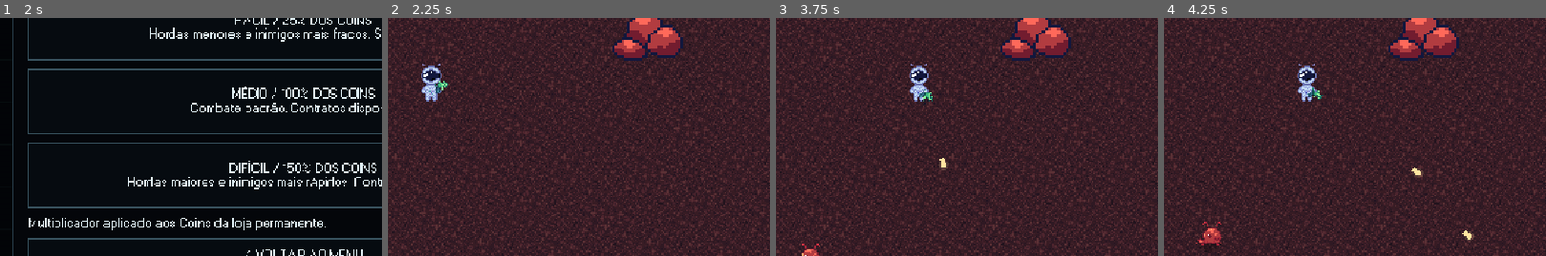
Above: before the commit, frames 1-4 (left to right).
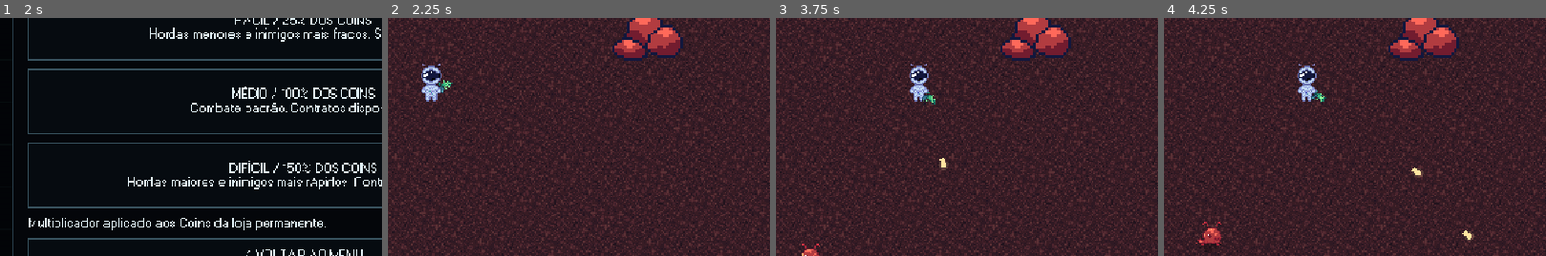
Above: after the commit, the same moments.

Repository: Honorato1337/Noctir
Game: Godot game, scene res://scenes/main.tscn
Same seed, same stepped clock (60 frames per second), same inputs: the game is played once before the commit and once after it. Sound files missing from this copy of the repository are replaced by a short silence.
Inputs (mouse positions are % of the whole screen's width and height, from its top left):
- Up to frame 1 (2 s): click "INICIAR EXPEDIÇÃO >" at 0.5 s; click "EXPEDIÇÃO / 13 ARENAS" at 1.25 s
- Up to frame 2 (2.25 s): click "FÁCIL / 25% DOS COINS Hordas …" at 2 s
- Up to frame 3 (3.75 s): tap Enter (ui_accept) at 2.75, 3.02 s; move the mouse to (72, 45) at 2.77 s; hold D (right) 2.78-3.5 s; tap F (berserk) at 2.85 s; click (72, 45) at 2.92 s; drag from (30, 55) to (45, 70) at 3.52 s
- Up to frame 4 (4.25 s): no input
The pictures show only the part of the screen within x 10-60%, y 36-86%; the shares and areas given below are measured in that part.

Frame 1 is identical in both runs. In frame 2, 0.1% of the frame differs, in the area x 12-17%, y 26-32%; in frame 3, 0.1%; in frame 4, 0.1%.

Commit message:
Afasta arma do astronauta e transforma Berserk em slot no canto

Diff:
--- a/project.godot
+++ b/project.godot
@@ -11,7 +11,7 @@
 [application]
 
 config/name="One More Orbit"
-config/version="0.1.8"
+config/version="0.1.9"
 config/use_custom_user_dir.windows=true
 config/custom_user_dir_name.windows="Godot/app_userdata/NOCTIR- One More Orbit"
 run/main_scene="res://scenes/main.tscn"
--- a/scenes/actors/player.tscn
+++ b/scenes/actors/player.tscn
@@ -32,7 +32,7 @@
 
 [node name="Sprite" type="Sprite2D" parent="Weapon"]
 texture_filter = 1
-position = Vector2(16, 0)
+position = Vector2(22, 0)
 scale = Vector2(2, 2)
 texture = SubResource("GunRegion")
 
@@ -43,6 +43,6 @@
 
 [node name="Sprite" type="Sprite2D" parent="EchoWeapon"]
 texture_filter = 1
-position = Vector2(16, 0)
+position = Vector2(22, 0)
 scale = Vector2(2, 2)
 texture = SubResource("GunRegion")
--- a/scenes/ui/hud.tscn
+++ b/scenes/ui/hud.tscn
@@ -377,22 +377,43 @@
 text = "CHANCES 3/3"
 [node name="BerserkCard" type="ColorRect" parent="."]
 unique_name_in_owner = true
-offset_left = 64.0
-offset_top = 578.0
-offset_right = 354.0
-offset_bottom = 616.0
-mouse_filter = 2
-color = Color(0.018, 0.026, 0.045, 0.96)
+offset_left = 24.0
+offset_top = 632.0
+offset_right = 88.0
+offset_bottom = 696.0
+mouse_filter = 0
+color = Color(0, 0, 0, 1)
+tooltip_text = "BERSERK / rajada em todas as direções"
+
+[node name="BerserkIcon" type="TextureRect" parent="BerserkCard"]
+offset_left = 16.0
+offset_top = 4.0
+offset_right = 48.0
+offset_bottom = 36.0
+mouse_filter = 2
+texture = ExtResource("4_berserk")
+expand_mode = 1
+stretch_mode = 5
+
 [node name="BerserkStatus" type="Label" parent="BerserkCard"]
 unique_name_in_owner = true
-offset_left = 42.0
-offset_top = 4.0
-offset_right = 284.0
-offset_bottom = 34.0
-mouse_filter = 2
-theme_override_font_sizes/font_size = 22
-theme_override_colors/font_color = Color(1, 0.65, 0.3, 1)
-text = "[F] BERSERK / PRONTO"
+offset_top = 6.0
+offset_right = 64.0
+offset_bottom = 38.0
+mouse_filter = 2
+theme_override_font_sizes/font_size = 22
+theme_override_colors/font_color = Color(1, 0.85, 0.6, 1)
+horizontal_alignment = 1
+text = ""
+
+[node name="Key" type="Label" parent="BerserkCard"]
+offset_top = 38.0
+offset_right = 64.0
+offset_bottom = 64.0
+mouse_filter = 2
+theme_override_font_sizes/font_size = 22
+horizontal_alignment = 1
+text = "F"
 
 [node name="Cleanup" type="PanelContainer" parent="."]
 unique_name_in_owner = true
@@ -428,16 +449,6 @@
 text = "[E] EMBARCAR"
 theme_override_font_sizes/font_size = 22
 
-[node name="BerserkIcon" type="TextureRect" parent="BerserkCard"]
-offset_left = 8.0
-offset_top = 5.0
-offset_right = 36.0
-offset_bottom = 33.0
-mouse_filter = 2
-texture = ExtResource("4_berserk")
-expand_mode = 1
-stretch_mode = 5
-
 [node name="EchoIcon" type="TextureRect" parent="."]
 offset_left = 360.0
 offset_top = 56.0
--- a/scripts/hud.gd
+++ b/scripts/hud.gd
@@ -9,7 +9,7 @@
 	%ScreenFlash.size = view_size
 	var touch: bool = game.controls.touch_enabled()
 	$SlotThree.position = Vector2(944, 100) if touch else Vector2(1024, 536)
-	%Contract.position = Vector2(230, 595) if touch else Vector2(64, 626)
+	%Contract.position = Vector2(230, 595) if touch else Vector2(104, 626)
 	for pair: Array in [["SlotOne", "slot_one"], ["SlotTwo", "slot_two"], ["SlotThree", "slot_three"]]:
 		get_node(pair[0] + "/Key").text = game.controls.hint(pair[1])
 	%Contract.visible = game.contracts.enabled and game.state == "playing"
@@ -61,15 +61,17 @@
 	%ScreenFlash.color = Color(1,0.08,0.12,game.extraction_pulse()) if game.state == "cleared" else Color(0.3, 0.9, 0.9, minf(game.flash * 0.4, 0.25))
 	%Chances.visible = game.state in ["playing", "cleared", "exit", "paused"]
 	%Chances.text = "RUN %d/3 CHANCES" % game.run_chances_left
+	%BerserkCard.position = Vector2(24,view_size.y-(124 if %MiniTutorial.visible else 88))-margin
 	%BerserkCard.visible = game.state in ["playing", "paused"] and game.can_use_berserk() and not touch
 	%DashCard.visible = game.state in ["playing", "paused"] and not touch
 	if is_instance_valid(game.player):
-		%BerserkStatus.modulate = Color.WHITE
 		%Echo.modulate = Color.WHITE
-		%BerserkStatus.text = "[%s] BERSERK %.1fs" % [game.controls.hint("berserk"), game.player.berserk_time] if game.player.berserk_time > 0 else ("BERSERK USADO" if game.berserk_used else "[%s] BERSERK PRONTO" % game.controls.hint("berserk"))
-		if game.run_mode == "endless":
-			%BerserkStatus.text = "[%s] BERSERK %s" % [game.controls.hint("berserk"),"ATIVO" if game.player.berserk_time > 0 else ("%ds" % ceili(game.berserk_cd) if game.berserk_cd > 0 else "PRONTO")]
-			%BerserkStatus.modulate = Color("b6c4d6") if game.berserk_cd > 0 and game.player.berserk_time <= 0 else Color.WHITE
+		var berserk_active: bool = game.player.berserk_time > 0
+		var berserk_wait: bool = game.berserk_cd > 0 if game.run_mode == "endless" else game.berserk_used
+		%BerserkStatus.text = "%ds" % ceili(game.player.berserk_time) if berserk_active else ("%ds" % ceili(game.berserk_cd) if game.run_mode == "endless" and berserk_wait else ("—" if berserk_wait else ""))
+		$BerserkCard/Key.text = game.controls.hint("berserk")
+		$BerserkCard/BerserkIcon.modulate = Color(1,1,1,0.35) if berserk_wait and not berserk_active else Color.WHITE
+		%BerserkCard.tooltip_text = "BERSERK / " + ("ATIVO" if berserk_active else ("Recarregando" if berserk_wait else "PRONTO"))
 		var remaining: float = maxf(0, game.player.dash_cd)
 		%DashStatus.text = "[%s] DASH PRONTO" % game.controls.hint("dash") if remaining <= 0 else "[%s] DASH %.1fs" % [game.controls.hint("dash"), remaining]
 		%DashStatus.modulate = Color("71e4c5") if remaining <= 0 else Color("b6c4d6")
Binary file changed: docs/preview-ability-cooldowns.png
Not shown, changed: export_presets.cfg
Not shown, changed: README.md
Not shown, changed: docs/EXPORTACAO.md
